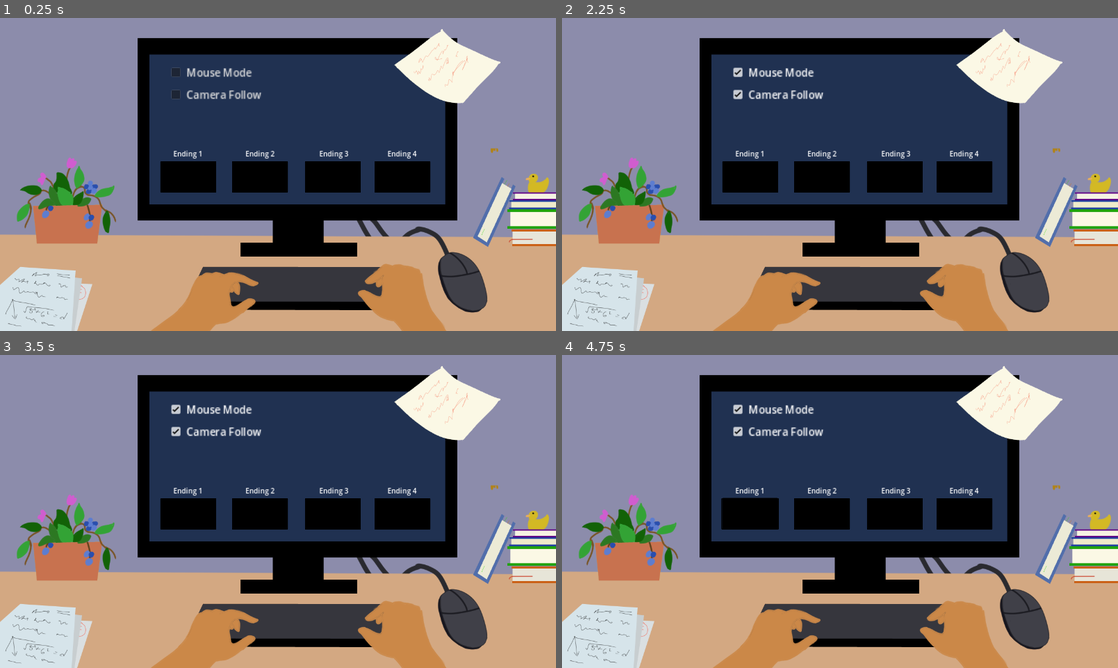
Above: before the commit, frames 1-4 (two rows, left to right).
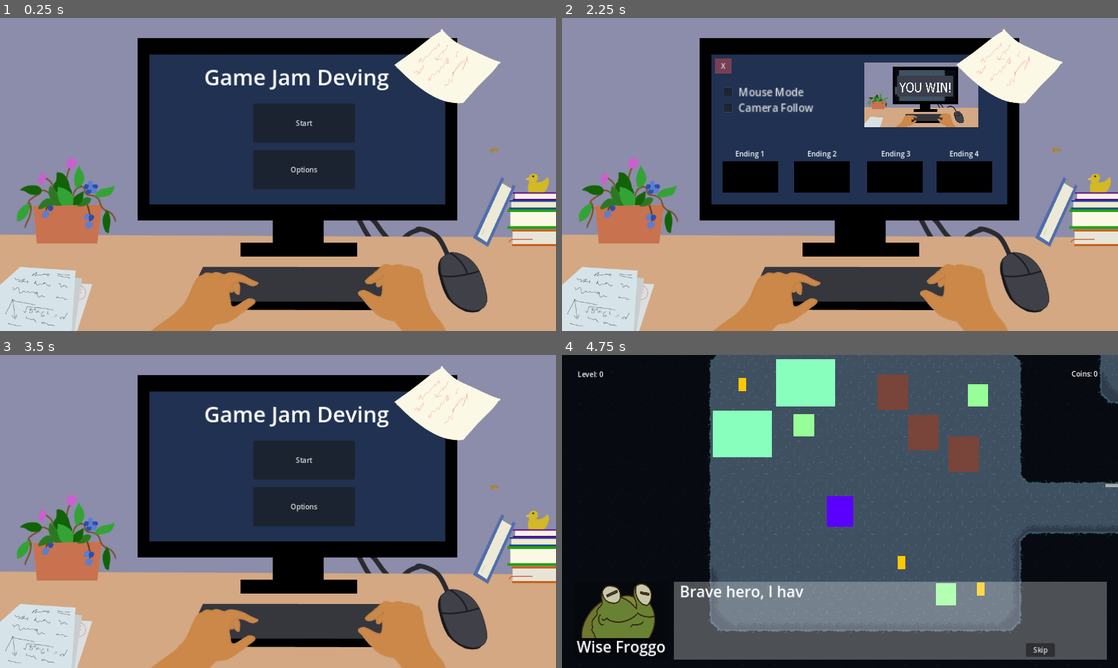
Above: after the commit, the same moments.

Repository: acropolis914/Gwizz-s-Game-Jam
Game: Godot game, scene res://Scene/main_menu.tscn
The game is run twice, just before and just after one commit, with the same random seed, the same clock (stepped at 60 frames per second) and the same inputs. Sound files missing from this copy of the repository are replaced by a short silence.
Inputs (mouse positions are in pixels of both pictures, inside the frame that each line leads up to):
- Up to frame 1 (0.25 s): no input
- Up to frame 2 (2.25 s): click (773, 71) at 0.5 s, where only the run before the commit has a clickable "Mouse Mode"; click (778, 96) at 1.25 s, where only the run before the commit has a clickable "Camera Follow"; click (867, 168) at 2 s, where only the run after the commit has a clickable "Options"
- Up to frame 3 (3.5 s): click (161, 401) at 2.75 s, where only the run after the commit has a clickable "X"
- Up to frame 4 (4.75 s): click (751, 514) at 3.52 s; click (867, 461) at 4.25 s, where only the run after the commit has a clickable "Start"

The runs differ from the first frame. In frame 1, 8.6% of the frame differs, in the area x 28-78%, y 15-56%; in frame 2, 5.1%; in frame 3, 8.6%; in frame 4, 98%, in the area x 0-100%, y 0-100%.

Commit message:
Options
Options

Diff:
--- a/Scene/main.tscn
+++ b/Scene/main.tscn
@@ -1,10 +1,11 @@
-[gd_scene load_steps=22 format=3 uid="uid://c4ehycwbenis3"]
+[gd_scene load_steps=23 format=3 uid="uid://c4ehycwbenis3"]
 
 [ext_resource type="Script" path="res://Scripts/Main.gd" id="1_0qhc5"]
 [ext_resource type="PackedScene" uid="uid://dwbgo21cx8lyu" path="res://Scene/player.tscn" id="2_b3uek"]
 [ext_resource type="PackedScene" uid="uid://b0weg8ntix058" path="res://Scene/enemy_type_2.tscn" id="2_ixmfe"]
 [ext_resource type="PackedScene" uid="uid://bioel72emf3f1" path="res://Scene/enemy_type_1.tscn" id="2_m0uvw"]
 [ext_resource type="PackedScene" uid="uid://bfh71fonobawn" path="res://Scene/trap.tscn" id="4_b7axx"]
+[ext_resource type="PackedScene" uid="uid://da304333dokve" path="res://Scene/option.tscn" id="6_sx2wb"]
 [ext_resource type="PackedScene" uid="uid://1qgfs1qinp1g" path="res://Scene/key.tscn" id="7_25gxa"]
 [ext_resource type="PackedScene" uid="uid://qrv2sr1c543e" path="res://Scene/Map.tscn" id="7_t2y8m"]
 [ext_resource type="PackedScene" uid="uid://f12olo3uq6e6" path="res://Scene/gate.tscn" id="8_5nvpr"]
@@ -58,31 +59,11 @@
 [node name="Player" parent="." instance=ExtResource("2_b3uek")]
 position = Vector2(334, 455)
 
+[node name="Option" parent="." instance=ExtResource("6_sx2wb")]
+visible = false
+
 [node name="Story_in_Game" parent="." instance=ExtResource("15_dc871")]
 visible = false
-
-[node name="Debug" type="CanvasLayer" parent="."]
-
-[node name="CheckButton" type="CheckButton" parent="Debug"]
-offset_right = 44.0
-offset_bottom = 24.0
-toggle_mode = false
-metadata/_edit_use_anchors_ = true
-
-[node name="SpawnEnemy2" type="Button" parent="Debug"]
-offset_left = 55.0
-offset_top = 5.0
-offset_right = 129.0
-offset_bottom = 36.0
-text = "Enemy 2"
-metadata/_edit_use_anchors_ = true
-
-[node name="Vissual_Button" type="Button" parent="Debug"]
-offset_left = 65.0
-offset_top = 79.0
-offset_right = 221.0
-offset_bottom = 168.0
-text = "vissual"
 
 [node name="Map" parent="." instance=ExtResource("7_t2y8m")]
 
@@ -152,13 +133,13 @@
 position = Vector2(1247, 317)
 
 [node name="Slime1" parent="Slime" instance=ExtResource("14_orumr")]
-position = Vector2(382, -126)
+position = Vector2(25, 2)
 
 [node name="Slime2" parent="Slime" instance=ExtResource("14_orumr")]
 position = Vector2(-1105, -14)
 
 [node name="Slime3" parent="Slime" instance=ExtResource("14_orumr")]
-position = Vector2(449, 320)
+position = Vector2(299, 382)
 
 [node name="Slime4" parent="Slime" instance=ExtResource("14_orumr")]
 position = Vector2(-981, -115)
@@ -260,7 +241,5 @@
 [node name="Trap2" parent="Traps" instance=ExtResource("4_b7axx")]
 position = Vector2(948, 193)
 
-[connection signal="pressed" from="Debug/SpawnEnemy2" to="." method="_on_spawn_enemy_2_pressed"]
-[connection signal="button_down" from="Debug/Vissual_Button" to="." method="_on_vissual_button_button_down"]
 [connection signal="body_entered" from="Enemy_Move_Triggers/Room2_trigger_Area2D" to="Enemy_Move_Triggers" method="_on_room_2_trigger_area_2d_body_entered"]
 [connection signal="body_entered" from="Enemy_Move_Triggers/Room3_trigger_Area2D" to="Enemy_Move_Triggers" method="_on_room_3_trigger_area_2d_body_entered"]
--- a/Scene/main_menu.tscn
+++ b/Scene/main_menu.tscn
@@ -1,24 +1,22 @@
-[gd_scene load_steps=9 format=3 uid="uid://ewbgkj1lwh8e"]
+[gd_scene load_steps=5 format=3 uid="uid://ewbgkj1lwh8e"]
 
 [ext_resource type="Script" path="res://Scripts/Main_menu.gd" id="1_vepo8"]
+[ext_resource type="Texture2D" uid="uid://cnehgw0yl7dqm" path="res://ImageAssets/BG Options.png" id="2_6r00v"]
 [ext_resource type="Texture2D" uid="uid://bymccu5k2qu5c" path="res://ImageAssets/BG Main Menu.png" id="2_sccpn"]
-[ext_resource type="Texture2D" uid="uid://dmki0lhwcoydg" path="res://ImageAssets/BG Ending 1.png" id="3_bxuo5"]
-[ext_resource type="Texture2D" uid="uid://ch016ye1rqktw" path="res://ImageAssets/BG Ending 2.png" id="4_g6nfh"]
-[ext_resource type="Texture2D" uid="uid://vrgefejb2l3p" path="res://ImageAssets/BG Ending 3.png" id="5_a07uu"]
-[ext_resource type="Texture2D" uid="uid://d00vpkjc2ihgy" path="res://ImageAssets/BG Ending 4 with BG.png" id="6_bcntg"]
-[ext_resource type="Texture2D" uid="uid://ca43nx0s8p3wh" path="res://ImageAssets/White.png" id="7_bt82f"]
-
-[sub_resource type="CompressedTexture2D" id="CompressedTexture2D_8v6av"]
+[ext_resource type="PackedScene" uid="uid://da304333dokve" path="res://Scene/option.tscn" id="4_jww2l"]
 
 [node name="Main_menu" type="Node2D"]
 script = ExtResource("1_vepo8")
 
 [node name="Background" type="Sprite2D" parent="."]
 position = Vector2(640, 360)
+texture = ExtResource("2_6r00v")
+
+[node name="Background2" type="Sprite2D" parent="."]
+position = Vector2(640, 360)
 texture = ExtResource("2_sccpn")
 
 [node name="Main" type="CanvasLayer" parent="."]
-visible = false
 
 [node name="Label" type="Label" parent="Main"]
 offset_left = 343.0
@@ -43,131 +41,8 @@
 offset_bottom = 394.0
 text = "Options"
 
-[node name="Option" type="CanvasLayer" parent="."]
-
-[node name="Toggles" type="Node2D" parent="Option"]
-position = Vector2(102, 17)
-scale = Vector2(1.5, 1.5)
-
-[node name="Mouse_Mode" type="CheckBox" parent="Option/Toggles"]
-offset_left = 189.5
-offset_top = 56.5
-offset_right = 321.5
-offset_bottom = 87.5
-focus_mode = 0
-text = "Mouse Mode"
-icon = SubResource("CompressedTexture2D_8v6av")
-
-[node name="Camera_Mode" type="CheckBox" parent="Option/Toggles"]
-offset_left = 190.0
-offset_top = 91.3333
-offset_right = 337.0
-offset_bottom = 122.333
-focus_mode = 0
-text = "Camera Follow"
-icon = SubResource("CompressedTexture2D_8v6av")
-
-[node name="Endings" type="Node2D" parent="Option"]
-
-[node name="Ending1" type="Sprite2D" parent="Option/Endings"]
-position = Vector2(433, 366)
-scale = Vector2(0.1, 0.1)
-texture = ExtResource("3_bxuo5")
-
-[node name="Ending2" type="Sprite2D" parent="Option/Endings"]
-position = Vector2(599, 366)
-scale = Vector2(0.1, 0.1)
-texture = ExtResource("4_g6nfh")
-
-[node name="Ending3" type="Sprite2D" parent="Option/Endings"]
-position = Vector2(767, 366)
-scale = Vector2(0.1, 0.1)
-texture = ExtResource("5_a07uu")
-
-[node name="Ending4" type="Sprite2D" parent="Option/Endings"]
-position = Vector2(927, 366)
-scale = Vector2(0.1, 0.1)
-texture = ExtResource("6_bcntg")
-
-[node name="Black1" type="Sprite2D" parent="Option/Endings"]
-modulate = Color(0, 0, 0, 1)
-position = Vector2(433, 366)
-scale = Vector2(1.06667, 0.6)
-texture = ExtResource("7_bt82f")
-
-[node name="Button" type="Button" parent="Option/Endings/Black1"]
-offset_left = -60.0
-offset_top = -60.0
-offset_right = 60.0
-offset_bottom = 58.0
-
-[node name="Black2" type="Sprite2D" parent="Option/Endings"]
-modulate = Color(0, 0, 0, 1)
-position = Vector2(599, 366)
-scale = Vector2(1.06667, 0.6)
-texture = ExtResource("7_bt82f")
-
-[node name="Button" type="Button" parent="Option/Endings/Black2"]
-offset_left = -60.0
-offset_top = -60.0
-offset_right = 60.0
-offset_bottom = 58.0
-
-[node name="Black3" type="Sprite2D" parent="Option/Endings"]
-modulate = Color(0, 0, 0, 1)
-position = Vector2(766, 366)
-scale = Vector2(1.06667, 0.6)
-texture = ExtResource("7_bt82f")
-
-[node name="Button" type="Button" parent="Option/Endings/Black3"]
-offset_left = -60.0
-offset_top = -60.0
-offset_right = 60.0
-offset_bottom = 58.0
-
-[node name="Black4" type="Sprite2D" parent="Option/Endings"]
-modulate = Color(0, 0, 0, 1)
-position = Vector2(927, 366)
-scale = Vector2(1.06667, 0.6)
-texture = ExtResource("7_bt82f")
-
-[node name="Button" type="Button" parent="Option/Endings/Black4"]
-offset_left = -60.0
-offset_top = -60.0
-offset_right = 60.0
-offset_bottom = 58.0
-
-[node name="Ending_Label_1" type="Label" parent="Option/Endings"]
-offset_left = 399.0
-offset_top = 301.0
-offset_right = 465.0
-offset_bottom = 324.0
-text = "Ending 1"
-horizontal_alignment = 1
-
-[node name="Ending_Label_2" type="Label" parent="Option/Endings"]
-offset_left = 565.0
-offset_top = 301.0
-offset_right = 631.0
-offset_bottom = 324.0
-text = "Ending 2"
-horizontal_alignment = 1
-
-[node name="Ending_Label_3" type="Label" parent="Option/Endings"]
-offset_left = 735.0
-offset_top = 301.0
-offset_right = 801.0
-offset_bottom = 324.0
-text = "Ending 3"
-horizontal_alignment = 1
-
-[node name="Ending_Label_4" type="Label" parent="Option/Endings"]
-offset_left = 892.0
-offset_top = 301.0
-offset_right = 958.0
-offset_bottom = 324.0
-text = "Ending 4"
-horizontal_alignment = 1
+[node name="Option" parent="." instance=ExtResource("4_jww2l")]
+visible = false
 
 [connection signal="button_down" from="Main/Start_Button" to="." method="_on_start_button_button_down"]
 [connection signal="button_down" from="Main/Options_Button" to="." method="_on_options_button_button_down"]
--- /dev/null
+++ b/Scene/option.tscn
@@ -0,0 +1,243 @@
+[gd_scene load_steps=15 format=3 uid="uid://da304333dokve"]
+
+[ext_resource type="Script" path="res://Scripts/option.gd" id="1_20ha0"]
+[ext_resource type="Texture2D" uid="uid://dmki0lhwcoydg" path="res://ImageAssets/BG Ending 1.png" id="1_aj5iu"]
+[ext_resource type="Texture2D" uid="uid://bymccu5k2qu5c" path="res://ImageAssets/BG Main Menu.png" id="1_ik8ey"]
+[ext_resource type="Texture2D" uid="uid://ch016ye1rqktw" path="res://ImageAssets/BG Ending 2.png" id="2_hg88i"]
+[ext_resource type="Texture2D" uid="uid://vrgefejb2l3p" path="res://ImageAssets/BG Ending 3.png" id="3_bmwka"]
+[ext_resource type="Texture2D" uid="uid://d00vpkjc2ihgy" path="res://ImageAssets/BG Ending 4 with BG.png" id="4_s2cyl"]
+[ext_resource type="Texture2D" uid="uid://ca43nx0s8p3wh" path="res://ImageAssets/White.png" id="5_u1fh5"]
+[ext_resource type="Texture2D" uid="uid://c7tmqeu8f12e1" path="res://ImageAssets/BG Computer Day 0.png" id="6_ixm60"]
+[ext_resource type="Texture2D" uid="uid://74ss7bnbb3y4" path="res://ImageAssets/BG Arrow.png" id="7_dpkg0"]
+[ext_resource type="Texture2D" uid="uid://k5sxd47omogv" path="res://ImageAssets/StickyNote.png" id="8_nam2k"]
+
+[sub_resource type="StyleBoxFlat" id="StyleBoxFlat_cvr7t"]
+bg_color = Color(1, 0.337255, 0.337255, 0.439216)
+
+[sub_resource type="StyleBoxFlat" id="StyleBoxFlat_jt88p"]
+bg_color = Color(1, 0.337255, 0.337255, 0.392157)
+
+[sub_resource type="Theme" id="Theme_kbufc"]
+Button/styles/hover = SubResource("StyleBoxFlat_cvr7t")
+Button/styles/normal = SubResource("StyleBoxFlat_jt88p")
+
+[sub_resource type="CompressedTexture2D" id="CompressedTexture2D_8v6av"]
+
+[node name="Option" type="CanvasLayer"]
+script = ExtResource("1_20ha0")
+
+[node name="Background2" type="Sprite2D" parent="."]
+position = Vector2(640, 360)
+texture = ExtResource("1_ik8ey")
+
+[node name="X_Button" type="Button" parent="."]
+offset_left = 352.0
+offset_top = 93.0
+offset_right = 391.0
+offset_bottom = 128.0
+focus_mode = 0
+theme = SubResource("Theme_kbufc")
+text = "X"
+
+[node name="Toggles" type="Node2D" parent="."]
+position = Vector2(79, 62)
+scale = Vector2(1.5, 1.5)
+
+[node name="Mouse_Mode" type="CheckBox" parent="Toggles"]
+offset_left = 189.5
+offset_top = 56.5
+offset_right = 321.5
+offset_bottom = 87.5
+focus_mode = 0
+text = "Mouse Mode"
+icon = SubResource("CompressedTexture2D_8v6av")
+
+[node name="Camera_Mode" type="CheckBox" parent="Toggles"]
+offset_left = 190.0
+offset_top = 81.3333
+offset_right = 337.0
+offset_bottom = 112.333
+focus_mode = 0
+text = "Camera Follow"
+icon = SubResource("CompressedTexture2D_8v6av")
+
+[node name="Art_Mode" type="CheckBox" parent="Toggles"]
+visible = false
+offset_left = 190.0
+offset_top = 108.0
+offset_right = 337.0
+offset_bottom = 139.0
+focus_mode = 0
+button_pressed = true
+text = "Art Toggle"
+icon = SubResource("CompressedTexture2D_8v6av")
+
+[node name="Endings" type="Node2D" parent="."]
+
+[node name="Black1" type="Sprite2D" parent="Endings"]
+modulate = Color(0, 0, 0, 1)
+position = Vector2(433, 366)
+scale = Vector2(1.06667, 0.6)
+texture = ExtResource("5_u1fh5")
+
+[node name="Black2" type="Sprite2D" parent="Endings"]
+modulate = Color(0, 0, 0, 1)
+position = Vector2(599, 366)
+scale = Vector2(1.06667, 0.6)
+texture = ExtResource("5_u1fh5")
+
+[node name="Black3" type="Sprite2D" parent="Endings"]
+modulate = Color(0, 0, 0, 1)
+position = Vector2(766, 366)
+scale = Vector2(1.06667, 0.6)
+texture = ExtResource("5_u1fh5")
+
+[node name="Black4" type="Sprite2D" parent="Endings"]
+modulate = Color(0, 0, 0, 1)
+position = Vector2(927, 366)
+scale = Vector2(1.06667, 0.6)
+texture = ExtResource("5_u1fh5")
+
+[node name="Ending1" type="Sprite2D" parent="Endings"]
+visible = false
+position = Vector2(433, 366)
+scale = Vector2(0.1, 0.1)
+texture = ExtResource("1_aj5iu")
+
+[node name="Button" type="Button" parent="Endings/Ending1"]
+offset_left = -640.0
+offset_top = -360.0
+offset_right = 640.0
+offset_bottom = 360.0
+
+[node name="Ending2" type="Sprite2D" parent="Endings"]
+visible = false
+position = Vector2(599, 366)
+scale = Vector2(0.1, 0.1)
+texture = ExtResource("2_hg88i")
+
+[node name="Button" type="Button" parent="Endings/Ending2"]
+offset_left = -640.0
+offset_top = -360.0
+offset_right = 640.0
+offset_bottom = 360.0
+
+[node name="Ending3" type="Sprite2D" parent="Endings"]
+visible = false
+position = Vector2(767, 366)
+scale = Vector2(0.1, 0.1)
+texture = ExtResource("3_bmwka")
+
+[node name="Button" type="Button" parent="Endings/Ending3"]
+offset_left = -650.0
+offset_top = -360.0
+offset_right = 640.0
+offset_bottom = 360.0
+
+[node name="Ending4" type="Sprite2D" parent="Endings"]
+visible = false
+position = Vector2(927, 366)
+scale = Vector2(0.1, 0.1)
+texture = ExtResource("4_s2cyl")
+
+[node name="Button" type="Button" parent="Endings/Ending4"]
+offset_left = -640.0
+offset_top = -360.0
+offset_right = 640.0
+offset_bottom = 360.0
+
+[node name="Ending_Label_1" type="Label" parent="Endings"]
+offset_left = 399.0
+offset_top = 301.0
+offset_right = 465.0
+offset_bottom = 324.0
+text = "Ending 1"
+horizontal_alignment = 1
+
+[node name="Ending_Label_2" type="Label" parent="Endings"]
+offset_left = 565.0
+offset_top = 301.0
+offset_right = 631.0
+offset_bottom = 324.0
+text = "Ending 2"
+horizontal_alignment = 1
+
+[node name="Ending_Label_3" type="Label" parent="Endings"]
+offset_left = 735.0
+offset_top = 301.0
+offset_right = 801.0
+offset_bottom = 324.0
+text = "Ending 3"
+horizontal_alignment = 1
+
+[node name="Ending_Label_4" type="Label" parent="Endings"]
+offset_left = 892.0
+offset_top = 301.0
+offset_right = 958.0
+offset_bottom = 324.0
+text = "Ending 4"
+horizontal_alignment = 1
+
+[node name="Backgrounds" type="Node2D" parent="."]
+
+[node name="DailyBackground" type="Sprite2D" parent="Backgrounds"]
+position = Vector2(827, 177)
+scale = Vector2(0.204687, 0.205556)
+texture = ExtResource("6_ixm60")
+
+[node name="BgArrowR" type="Sprite2D" parent="Backgrounds"]
+visible = false
+position = Vector2(977, 186)
+scale = Vector2(0.17517, 0.152174)
+texture = ExtResource("7_dpkg0")
+
+[node name="ArrowR" type="Button" parent="Backgrounds/BgArrowR"]
+offset_left = -63.0
+offset_top = -85.0
+offset_right = 63.0
+offset_bottom = 92.0
+focus_mode = 0
+flat = true
+
+[node name="BgArrowL" type="Sprite2D" parent="Backgrounds"]
+visible = false
+position = Vector2(676, 181)
+rotation = 3.14159
+scale = Vector2(0.17517, 0.152174)
+texture = ExtResource("7_dpkg0")
+
+[node name="ArrowL" type="Button" parent="Backgrounds/BgArrowL"]
+offset_left = -63.0
+offset_top = -85.0
+offset_right = 63.0
+offset_bottom = 92.0
+focus_mode = 0
+flat = true
+
+[node name="StickyNote" type="Sprite2D" parent="."]
+position = Vector2(1026.5, 115.3)
+texture = ExtResource("8_nam2k")
+
+[node name="Endings_sprite" type="Sprite2D" parent="."]
+visible = false
+position = Vector2(640, 360)
+texture = ExtResource("1_aj5iu")
+
+[node name="End_Close_Button" type="Button" parent="Endings_sprite"]
+offset_left = -658.0
+offset_top = -378.0
+offset_right = 654.0
+offset_bottom = 370.0
+focus_mode = 0
+flat = true
+
+[connection signal="button_down" from="X_Button" to="." method="_on_x_button_button_down"]
+[connection signal="toggled" from="Toggles/Mouse_Mode" to="." method="_on_mouse_mode_toggled"]
+[connection signal="toggled" from="Toggles/Camera_Mode" to="." method="_on_camera_mode_toggled"]
+[connection signal="toggled" from="Toggles/Art_Mode" to="." method="_on_art_mode_toggled"]
+[connection signal="button_down" from="Endings/Ending1/Button" to="." method="_on_button_button_down" binds= [1]]
+[connection signal="button_down" from="Endings/Ending2/Button" to="." method="_on_button_button_down" binds= [2]]
+[connection signal="button_down" from="Endings/Ending3/Button" to="." method="_on_button_button_down" binds= [3]]
+[connection signal="button_down" from="Endings/Ending4/Button" to="." method="_on_button_button_down" binds= [4]]
+[connection signal="button_down" from="Backgrounds/BgArrowR/ArrowR" to="." method="_on_arrow_button_down" binds= [1]]
+[connection signal="button_down" from="Endings_sprite/End_Close_Button" to="." method="_on_end_close_button_button_down"]
--- a/Scripts/Main.gd
+++ b/Scripts/Main.gd
@@ -12,6 +12,14 @@
 	screen_size = get_viewport_rect().size
 
 func _process(delta):
+	camera_mode(delta)
+	if has_node("Story_in_Game"):
+		if $Option.is_visible():
+			$Story_in_Game.hide()
+		else:
+			$Story_in_Game.show()
+
+func camera_mode(delta):
 	if !GlobalScript.camera_mode:
 		if $Player.speed <= 300:
 			$Camera2D.position += ($Player.position - $Camera2D.position)/1.5 * delta
@@ -19,17 +27,3 @@
 			$Camera2D.position += ($Player.position - $Camera2D.position)/1 * delta
 	else:
 		$Camera2D.position = $Player.position
-
-
-	if $Debug/CheckButton.button_pressed:
-		$"enemy_type_1".change_art()
-
-
-func _on_spawn_enemy_2_pressed():
-	var enemy2_instance = enemy2.instantiate()
-	enemy2_instance.position = Vector2(randi_range(0,screen_size.x),randi_range(0,screen_size.y))
-	add_child(enemy2_instance)
-
-
-func _on_vissual_button_button_down():
-	GlobalScript.vissuals = true
--- a/Scripts/Main_menu.gd
+++ b/Scripts/Main_menu.gd
@@ -1,8 +1,17 @@
 extends Node2D
+
+@onready var main = $Main
+@onready var option = $Option
 
 
 func _on_start_button_button_down():
 	get_tree().change_scene_to_file("res://Scene/main.tscn")
 
 func _on_options_button_button_down():
-	pass # Replace with function body.
+	option.show()
+
+func _process(delta):
+	if option.is_visible():
+		main.hide()
+	else:
+		main.show()
--- a/Scripts/Story_in_Game.gd
+++ b/Scripts/Story_in_Game.gd
@@ -57,6 +57,5 @@
 
 func _on_skip_button_button_down():
 	await get_tree().create_timer(.2).timeout
-
 	GlobalScript.in_game = true
 	queue_free()
--- a/Scripts/Story_mode.gd
+++ b/Scripts/Story_mode.gd
@@ -156,7 +156,7 @@
 func _input(event):
 	if event is InputEventKey && event.pressed:
 		if dialog_num == 20:
-			coding_label.visible_ratio += .5
+			coding_label.visible_ratio += .07
 
 var bad_end = false
 @onready var fade = $Error/Fade
--- a/Scripts/Vissual_comp.gd
+++ b/Scripts/Vissual_comp.gd
@@ -1,11 +1,15 @@
 extends Node2D
-
-
 
 func _process(_delta):
 	if GlobalScript.vissuals && $"../Temp_Sprite".is_visible():
-		change_art()
+		change_art_on()
+	if !GlobalScript.vissuals && !$"../Temp_Sprite".is_visible():
+		change_art_off()
 
-func change_art():
+func change_art_on():
 	$"../Temp_Sprite".hide()
 	$"../Art_Sprite".show()
+
+func change_art_off():
+	$"../Temp_Sprite".show()
+	$"../Art_Sprite".hide()
--- a/Scripts/enemy_type_2.gd
+++ b/Scripts/enemy_type_2.gd
@@ -19,7 +19,7 @@
 	if resting:
 		pass
 	else:
-		if GlobalScript.in_room2:
+		if GlobalScript.in_room2 && GlobalScript.in_game:
 			$Life.start()
 			#pangit apaka basic na follow. seems stupid. let me get my cartesian plane
 			var player_position = get_parent().get_node("Player").get_position()
--- a/Scripts/enemy_type_3.gd
+++ b/Scripts/enemy_type_3.gd
@@ -13,7 +13,7 @@
 
 func _process(delta):
 	var player_pos = get_parent().get_node("Player").get_position()
-	if GlobalScript.in_room3:
+	if GlobalScript.in_room3 && GlobalScript.in_game:
 		if attack_timer.is_stopped():
 			attack_timer.set_wait_time(randi_range(3,6))
 			attack_timer.start()
--- a/Scripts/global_script.gd
+++ b/Scripts/global_script.gd
@@ -30,3 +30,9 @@
 #Settings
 var mouse_mode = false
 var camera_mode = true
+var vissual_got = false #indicates if already got vissual
+
+var ending_1 = false
+var ending_2 = false
+var ending_3 = false
+var ending_4 = false
--- /dev/null
+++ b/Scripts/option.gd
@@ -0,0 +1,71 @@
+extends CanvasLayer
+
+var ending_bg = {
+	1: preload("res://ImageAssets/BG Ending 1.png"),
+	2: preload("res://ImageAssets/BG Ending 2.png"),
+	3: preload("res://ImageAssets/BG Ending 3.png"),
+	4: preload("res://ImageAssets/BG Ending 4 with BG.png")
+}
+
+var daily_bg = {
+	0: preload("res://ImageAssets/BG Computer Day 0.png"),
+	1: preload("res://ImageAssets/BG Computer Day 1.png"),
+	2: preload("res://ImageAssets/BG Computer Day 2.png"),
+	3: preload("res://ImageAssets/BG Computer Day 3.png"),
+	4: preload("res://ImageAssets/BG Computer Day 4.png"),
+	5: preload("res://ImageAssets/BG Computer Day 5.png"),
+	6: preload("res://ImageAssets/BG Computer Day 6.png"),
+	7: preload("res://ImageAssets/BG Computer Day 7.png"),
+	8: preload("res://ImageAssets/BG Computer Day 8.png")
+}
+
+
+@onready var endings_sprite = $Endings_sprite
+
+func _process(delta):
+	if GlobalScript.vissuals:
+		$Toggles/Art_Mode.show()
+
+	if Input.is_action_just_pressed("pause"):
+		if !is_visible():
+			show()
+			GlobalScript.in_game = false
+		else:
+			_on_x_button_button_down()
+
+	if GlobalScript.ending_1 ||GlobalScript.ending_2 ||GlobalScript.ending_3 ||GlobalScript.ending_4:
+		$Backgrounds/BgArrowR.show()
+		$Backgrounds/BgArrowL.show()
+
+	for i in range(1, 4):
+		if GlobalScript.get("ending_" + str(i)):
+			get_node("Endings/Ending" + str(i)).show()
+
+func _on_x_button_button_down():
+	hide()
+	if !get_parent().has_node("Story_in_Game"):
+		await get_tree().create_timer(.2).timeout
+		GlobalScript.in_game = true
+
+func _on_mouse_mode_toggled(toggled_on):
+	GlobalScript.mouse_mode = toggled_on
+
+func _on_camera_mode_toggled(toggled_on):
+	GlobalScript.camera_mode = toggled_on
+
+func _on_art_mode_toggled(toggled_on):
+	GlobalScript.vissuals = toggled_on
+	print(GlobalScript.vissuals)
+
+func _on_button_button_down(i):
+	endings_sprite.show()
+	endings_sprite.texture = ending_bg[i]
+
+func _on_end_close_button_button_down():
+	endings_sprite.hide()
+
+var bg_num = 0
+
+func _on_arrow_button_down(i):
+	bg_num += 1
+	$Backgrounds/DailyBackground.texture = daily_bg[bg_num%8]
--- a/Scripts/pot.gd
+++ b/Scripts/pot.gd
@@ -11,7 +11,6 @@
 func _on_area_entered(area):
 	if area.is_in_group("player_attack"):
 		$Art_Sprite.texture = preload("res://ImageAssets/Pot_broken.png")
-		print('break')
 		if has_node("staticbody"):
 			smack_sfx.play()
 			$staticbody.queue_free()
--- a/project.godot
+++ b/project.godot
@@ -62,14 +62,10 @@
 , Object(InputEventMouseButton,"resource_local_to_scene":false,"resource_name":"","device":-1,"window_id":0,"alt_presse …(244 unchanged characters)…
 ]
 }
-attack={
+pause={
 "deadzone": 0.5,
-"events": [Object(InputEventMouseButton,"resource_local_to_scene":false,"resource_name":"","device":-1,"window_id":0,"alt_pressed":false,"shift_pressed":false,"ctrl_pressed":false,"meta_pressed":false,"button_mask":0,"position":Vector2(0, 0),"global_position":Vector2(0, 0),"factor":1.0,"button_index":1,"canceled":false,"pressed":false,"double_click":false,"script":null)
-]
-}
-Enter={
-"deadzone": 0.5,
-"events": [Object(InputEventKey,"resource_local_to_scene":false,"resource_name":"","device":-1,"window_id":0,"alt_pressed":false,"shift_pressed":false,"ctrl_pressed":false,"meta_pressed":false,"pressed":false,"keycode":0,"physical_keycode":4194309,"key_label":0,"unicode":0,"echo":false,"script":null)
+"events": [Object(InputEventKey,"resource_local_to_scene":false,"resource_name":"","device":-1,"window_id":0,"alt_pressed":false,"shift_pressed":false,"ctrl_pressed":false,"meta_pressed":false,"pressed":false,"keycode":0,"physical_keycode":4194305,"key_label":0,"unicode":0,"echo":false,"script":null)
+, Object(InputEventKey,"resource_local_to_scene":false,"resource_name":"","device":-1,"window_id":0,"alt_pressed":false,"shift_pressed":false,"ctrl_pressed":false,"meta_pressed":false,"pressed":false,"keycode":0,"physical_keycode":4194306,"key_label":0,"unicode":0,"echo":false,"script":null)
 ]
 }
 
Binary file added: ImageAssets/BG Arrow.png
Not shown, added: ImageAssets/BG Arrow.png.import
Binary file added: ImageAssets/BG Options.png
Not shown, added: ImageAssets/BG Options.png.import
Binary file added: ImageAssets/StickyNote.png
Not shown, added: ImageAssets/StickyNote.png.import
